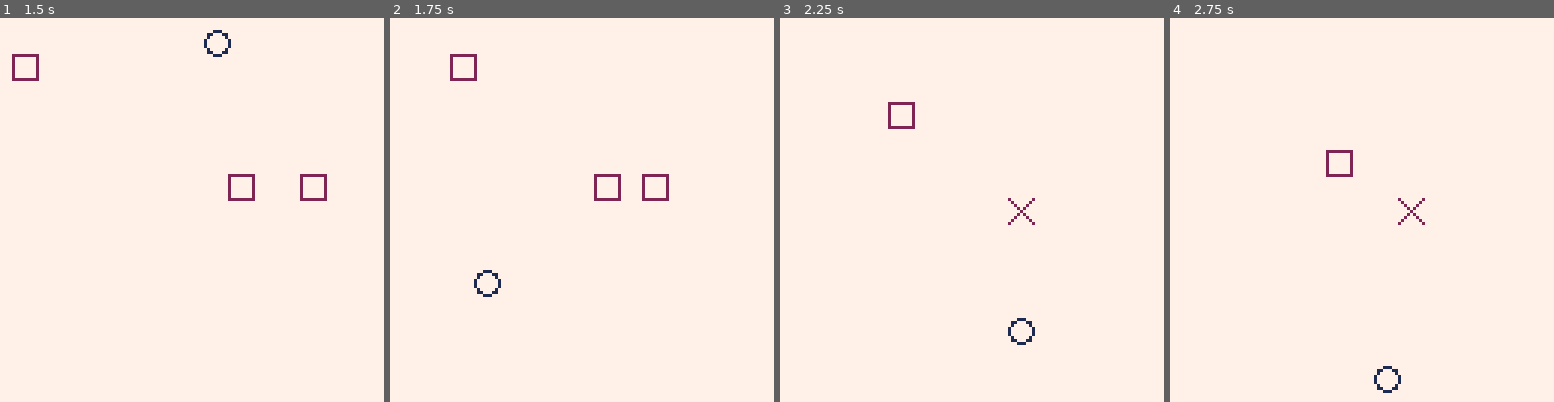
Above: before the commit, frames 1-4 (left to right).
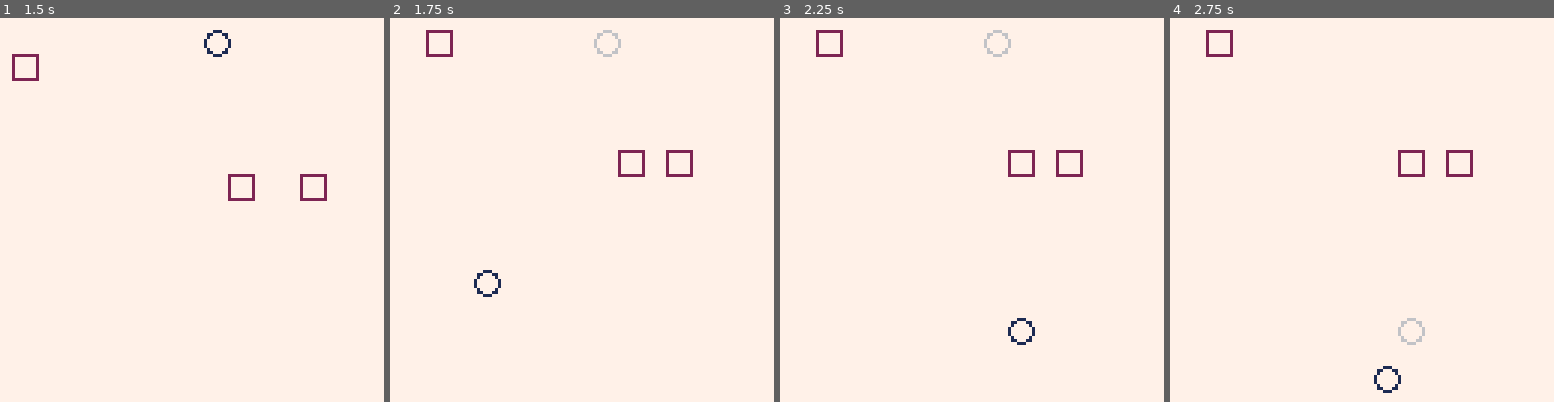
Above: after the commit, the same moments.

Repository: metageek/time-twister
Game: PICO-8 cartridge pico-8/tt.p8
Two runs of this game, one before a commit and one after it. Both use one fixed random seed, a clock stepped at 60 frames per second and the inputs below.
Inputs:
- Up to frame 1 (1.5 s): tap O (Z key) at 0.7 s
- Up to frame 2 (1.75 s): hold Right from 1.6 s (still down); tap O (Z key) at 1.7 s
- Up to frame 3 (2.25 s): release Right at 2.1 s; tap O (Z key) at 2.1 s; hold Up from 2.15 s (still down)
- Up to frame 4 (2.75 s): release Up at 2.42 s; hold Right from 2.47 s (still down); tap O (Z key) at 2.5 s

Frame 1 is identical in both runs. In frame 2, 1.3% of the frame differs, in the area x 9-79%, y 3-48%; in frame 3, 1.0%; in frame 4, 1.0%.

Commit message:
Robots now chase ghost player.
Still need to manage collisions with ghosts.

Diff:
--- a/pico-8/tt.lua
+++ b/pico-8/tt.lua
@@ -1,12 +1,87 @@
 function say(s)
    print(s, 64 - (#s*2), 61, 8)
 end
+
+function mkMove(dx, dy, count)
+   local m = {dx = dx, dy = dy, count = count}
+
+   m.step = function()
+      if m.count > 1
+      then
+         m.count -= 1
+         return nil
+      else
+         m.count = 0
+         return m
+      end
+   end
+
+   return m
+end
+
+function mkRecordedPlayer(x0, y0, moves)
+   local p = {}
+   p.x = x0
+   p.y = y0
+   p.moves = moves
+   p.i = 1
+
+   p.step = function()
+      if p.i > #p.moves
+      then
+         return nil
+      end
+
+      local m = p.moves[p.i].step()
+      if m == nil
+      then
+         return nil
+      end
+
+      p.i += 1
+      return m
+   end
+
+   p.update = function()
+      local m = p.step()
+      if m ~= nil
+      then
+         p.x += m.dx
+         p.y += m.dy
+         p.updated = true
+      else
+         p.updated = false
+      end
+   end
+
+   p.visible = function()
+      return p.i <= #p.moves
+   end
+
+   p.draw = function()
+      if p.visible()
+      then
+         circ(p.x, p.y, 4, 6)
+         --say(tostr(p.moves[p.i].count) .. tostr(p.i))
+      end
+   end
+
+   return p
+end
+
+recordedPlayers = {}
 
 function mkPlayer()
    local p = {}
    p.x = rndCoord()
    p.y = rndCoord()
 
+   p.x0 = p.x
+   p.y0 = p.y
+
+   p.moves = {}
+   p.ticksSinceMove = 0
+
    -- 0: running
    -- 1: won
    -- 2: lost
@@ -34,25 +109,48 @@
          return 0
       end
    end
+
+   p.recordMove = function(dx, dy)
+      local m = mkMove(dx, dy, p.ticksSinceMove)
+      p.ticksSinceMove = 0
+      p.moves[#p.moves + 1] = m
+   end
+
    p.update = function()
+      p.updated = false
       if p.state ~= 0
-      then return false
+      then return
       end
 
       if btnp(4)
       then
+         recordedPlayers[#recordedPlayers + 1] = mkRecordedPlayer(p.x0, p.y0, p.moves)
+         p.moves = {}
+         p.ticksSinceMove = 0
          p.x = rndCoord()
          p.y = rndCoord()
-         return true
+         p.x0 = p.x
+         p.y0 = p.y
+         p.updated = true
+         return
       end
 
       local dx = p.dx()
       local dy = p.dy()
 
+      if dx == 0 and dy == 0
+      then
+         p.ticksSinceMove += 1
+         return
+      end
+
+      p.recordMove(dx, dy)
+
       p.x = min(max(p.x + dx, 0), 120)
       p.y = min(max(p.y + dy, 0), 120)
 
-      return dx ~= 0 or dy ~= 0
+      p.updated = true
+      return
    end
 
    p.draw = function()
@@ -68,6 +166,7 @@
       if p.state == 0
       then
          p.state = 1
+         recordedPlayers = {}
       end
    end
 
@@ -75,6 +174,7 @@
       if p.state == 0
       then
          p.state = 2
+         recordedPlayers = {}
       end
    end
 
@@ -83,6 +183,30 @@
 
 function rndCoord()
    return flr(rnd(16)) * 8
+end
+
+function nearestPlayer(x, y)
+   -- Distances are squared
+   function dist(p)
+      return (p.x - x) * (p.x - x) + (p.y - y) * (p.y - y)
+   end
+
+   local nearest = player
+   local nearestDist = dist(nearest)
+   for _, r in ipairs(recordedPlayers)
+   do
+      if r.visible()
+      then
+         d = dist(r)
+         if d < nearestDist
+         then
+            nearest = r
+            nearestDist = d
+         end
+      end
+   end
+
+   return nearest
 end
 
 function mkRobot()
@@ -91,29 +215,31 @@
    r.y = rndCoord()
    r.exists = true
 
-   r.dx = function()
-      if player.x < r.x
+   r.dx = function(p)
+      if p.x < r.x
       then return -8
-      elseif player.x > r.x
+      elseif p.x > r.x
       then return 8
       else return 0
       end
    end
 
-   r.dy = function()
-      if player.y < r.y
+   r.dy = function(p)
+      if p.y < r.y
       then return -8
-      elseif player.y > r.y
+      elseif p.y > r.y
       then return 8
       else return 0
       end
    end
 
    r.update = function()
-      if r.exists
-      then
-         r.x += r.dx()
-         r.y += r.dy()
+      local p = nearestPlayer(r.x, r.y)
+
+      if p.updated and r.exists
+      then
+         r.x += r.dx(p)
+         r.y += r.dy(p)
       end
    end
 
--- a/pico-8/tt.p8
+++ b/pico-8/tt.p8
@@ -7,12 +7,19 @@
   swarm = mkSwarm(3)
 end
 function _update()
-  if player.update()
-  then swarm.update()
+  for _, r in ipairs(recordedPlayers)
+  do
+    r.update()
   end
+  player.update()
+  swarm.update()
 end
 function _draw()
   cls(7)
+  for _, r in ipairs(recordedPlayers)
+  do
+    r.draw()
+  end
   player.draw()
   swarm.draw()
 end
